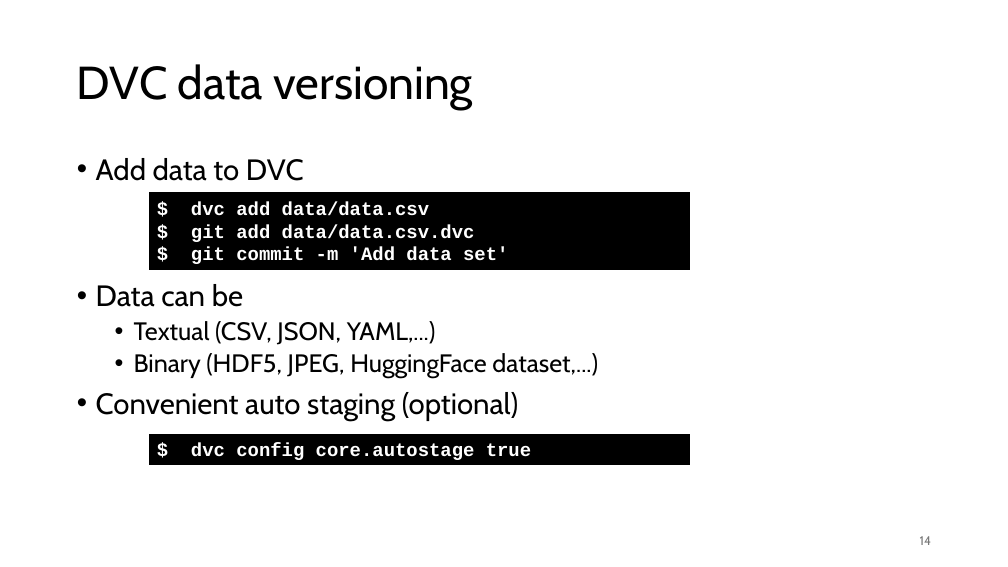
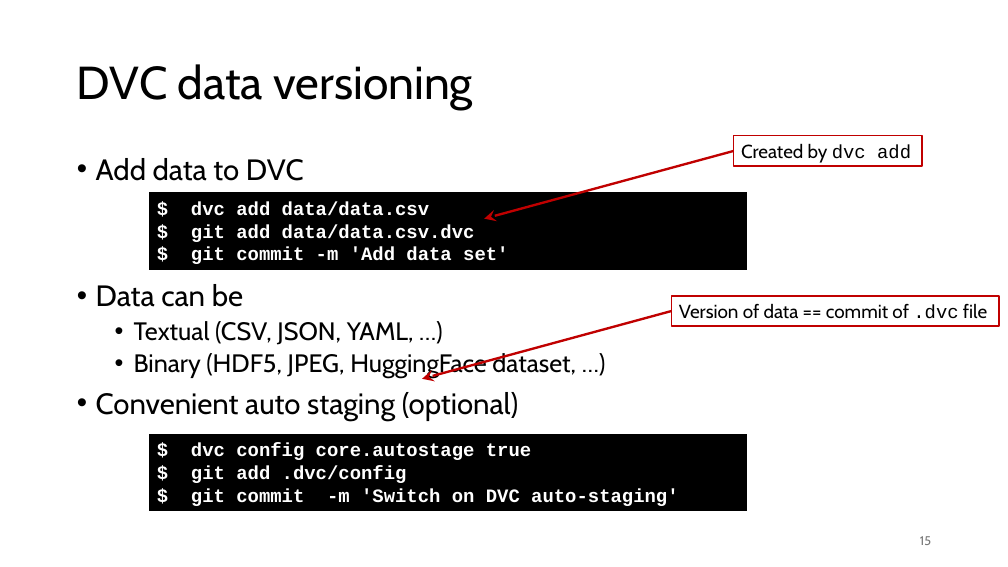
Before and after one commit to gjbex/MLOps-on-HPC, a slide deck: slide 15 of mlops_on_hpc.pptx (slide 14 before the commit). Drawn at 1008x567 pixels with LibreOffice and Linux fonts; fonts in the diff are those of the drawing. Boxes give left, top, right and bottom in pixels: in the first picture for what was removed or moved away, otherwise in the second. Text is boxed around its words. In the diff, an @@ line names an element or a change of style, - is before the commit and + after.

Commit message:
Add DVC data pipeline section

```diff
--- a/mlops_on_hpc.pptx
+++ b/mlops_on_hpc.pptx
@@ rectangle added at [734,135,922,166], fill #FFFFFF, outline #C00000 1.5 pt, 18 pt, text #000000 @@
+Created by dvc add
@@ arrow added from (734, 151) to (484, 219), #C00000 2.25 pt @@
@@ rectangle "$ dvc add data/data.csv": place and size @@
-rectangle "$ dvc add data/data.csv" at [150,193,690,269]
+rectangle "$ dvc add data/data.csv" at [150,193,747,269]
@@ rectangle added at [671,296,999,326], fill #FFFFFF, outline #C00000 1.5 pt, 18 pt, text #000000 @@
+Version of data == commit of .dvc file
@@ text at [134,321,576,378]: text changed @@
-  • Textual (CSV, JSON, YAML,...)
-  • Binary (HDF5, JPEG, HuggingFace dataset,...)
+  • Textual (CSV, JSON, YAML, …)
+  • Binary (HDF5, JPEG, HuggingFace dataset, …)
@@ arrow added from (671, 311) to (422, 379), #C00000 2.25 pt @@
@@ rectangle "$ dvc config core.autostage true": place and size @@
-rectangle "$ dvc config core.autostage true" at [150,435,690,465]
+rectangle "$ dvc config core.autostage true" at [150,435,747,511]
@@ text in rectangle at [191,466,678,506]: paragraphs added @@
+$ git add .dvc/config
+$ git commit -m 'Switch on DVC auto-staging'
@@ page number at [920,536,931,545]: text changed @@
-14
+15
```
Also in this commit, not shown: 4 other slides changed, 12 slides added, 2 slides removed.
